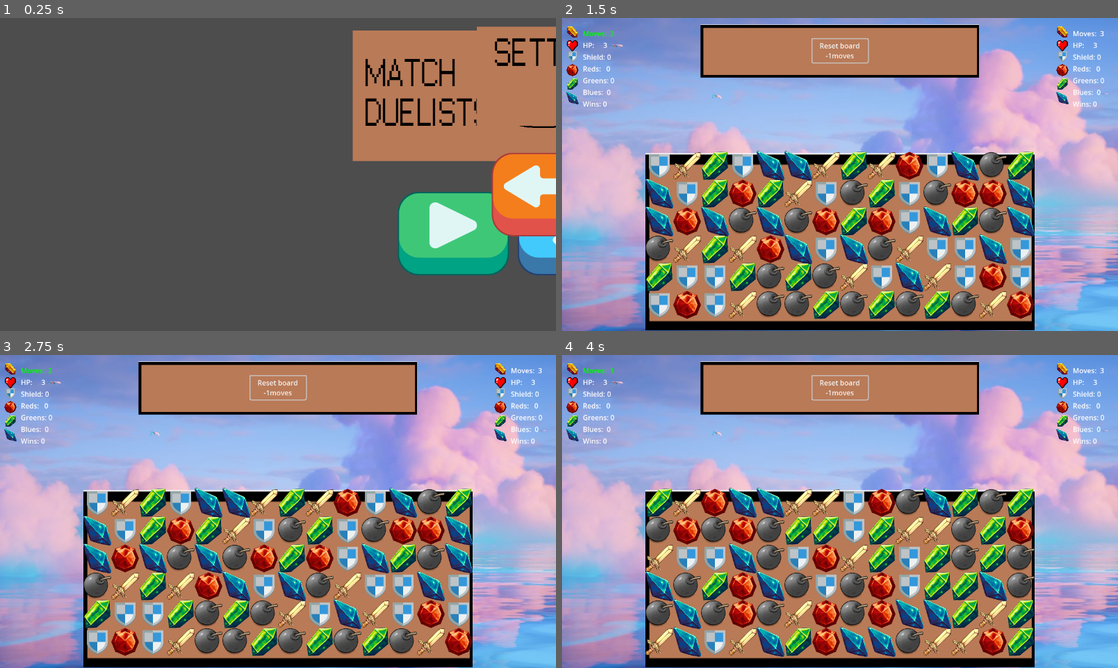
Above: before the commit, frames 1-4 (two rows, left to right).
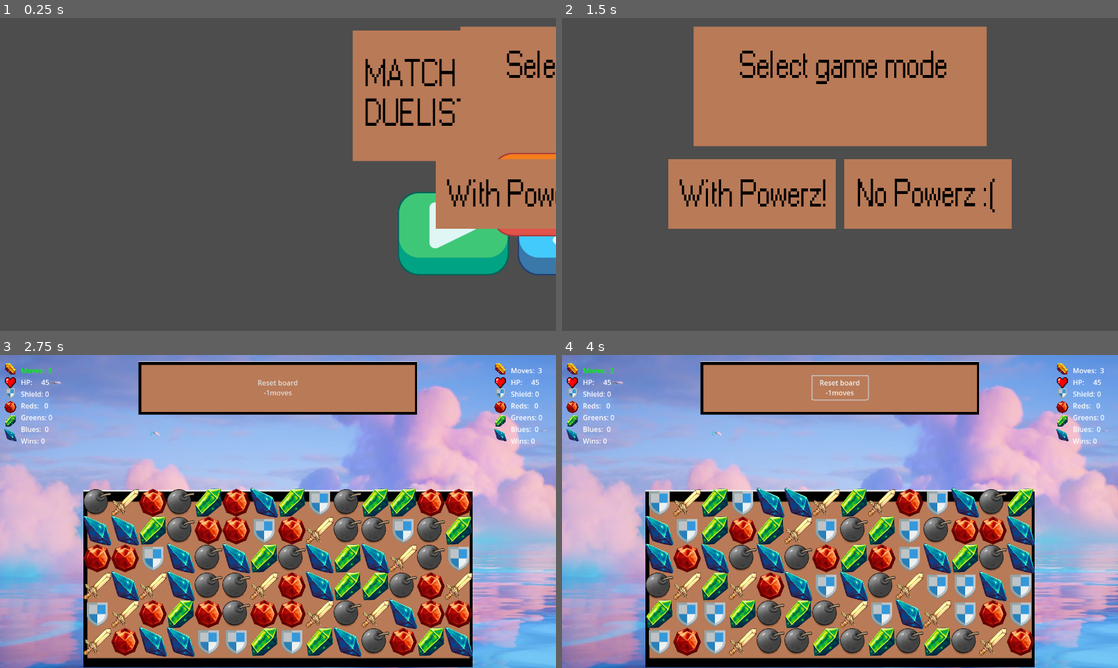
Above: after the commit, the same moments.

Repository: sptm7731/match3_pvp
Game: Godot game, scene res://game_menu.tscn
Same seed, same stepped clock (60 frames per second), same inputs: the game is played once before the commit and once after it.
Inputs (mouse positions are in pixels of both pictures, inside the frame that each line leads up to):
- Up to frame 1 (0.25 s): no input
- Up to frame 2 (1.5 s): click (778, 233) at 0.5 s; click (840, 49) at 1.25 s, where only the run before the commit has a clickable "Reset board -1moves"
- Up to frame 3 (2.75 s): click (366, 530) at 2.02 s
- Up to frame 4 (4 s): click "Reset board -1moves" at 2.75 s; move the mouse to (962, 495) at 3.52 s; click (962, 495) at 3.6 s

The runs differ from the first frame. In frame 1, 5.4% of the frame differs, in the area x 78-100%, y 2-68%; in frame 2, 88%, in the area x 0-100%, y 0-100%; in frame 3, 23%; in frame 4, 23%.

Commit message:
powerups and shiet

Diff:
--- /dev/null
+++ b/attack_power.tscn
@@ -0,0 +1,10 @@
+[gd_scene load_steps=3 format=3 uid="uid://pnn14tlj7o46"]
+
+[ext_resource type="PackedScene" uid="uid://x2hgwiuyyyat" path="res://power.tscn" id="1_l3365"]
+[ext_resource type="Texture2D" uid="uid://cioax476algwd" path="res://assets/powers/image2.png" id="2_f8h1i"]
+
+[node name="attack_power" instance=ExtResource("1_l3365")]
+type = "attack"
+
+[node name="Sprite2D" parent="." index="0"]
+texture = ExtResource("2_f8h1i")
--- a/game_menu.tscn
+++ b/game_menu.tscn
@@ -1,8 +1,9 @@
-[gd_scene load_steps=4 format=3 uid="uid://qaivp46gj35e"]
+[gd_scene load_steps=5 format=3 uid="uid://qaivp46gj35e"]
 
 [ext_resource type="PackedScene" uid="uid://6skuohllnk5f" path="res://main_menu_panel.tscn" id="1_6egon"]
 [ext_resource type="Script" path="res://scripts/game_menu.gd" id="1_7bpvx"]
 [ext_resource type="PackedScene" uid="uid://byp71ma7myvaw" path="res://settings_panel.tscn" id="2_tpm1h"]
+[ext_resource type="PackedScene" uid="uid://dmn2cxxep6x5b" path="res://game_mode_panel.tscn" id="4_e6nrp"]
 
 [node name="Game_menu" type="Control"]
 layout_mode = 3
@@ -15,6 +16,10 @@
 
 [node name="Settings_panel" parent="." instance=ExtResource("2_tpm1h")]
 
+[node name="game_mode_panel" parent="." instance=ExtResource("4_e6nrp")]
+
 [connection signal="play_pressed" from="MainMenuPanel" to="." method="_on_main_menu_panel_play_pressed"]
 [connection signal="settings_pressed" from="MainMenuPanel" to="." method="_on_main_menu_panel_settings_pressed"]
 [connection signal="back_button" from="Settings_panel" to="." method="_on_settings_panel_back_button"]
+[connection signal="normal_mode" from="game_mode_panel" to="." method="_on_game_mode_panel_normal_mode"]
+[connection signal="power_mode" from="game_mode_panel" to="." method="_on_game_mode_panel_power_mode"]
--- /dev/null
+++ b/game_mode_panel.tscn
@@ -0,0 +1,28 @@
+[gd_scene load_steps=6 format=3 uid="uid://dmn2cxxep6x5b"]
+
+[ext_resource type="PackedScene" uid="uid://cfwwb566p0uqk" path="res://base_menu_panel.tscn" id="1_c0g4l"]
+[ext_resource type="Script" path="res://scripts/game_mode_panel.gd" id="2_1jcwr"]
+[ext_resource type="Texture2D" uid="uid://dg6ufqn552ks3" path="res://assets/UI/image5.png" id="2_po53u"]
+[ext_resource type="Texture2D" uid="uid://ddx8vjoy3gm2f" path="res://assets/UI/image3.png" id="3_snt3x"]
+[ext_resource type="Texture2D" uid="uid://xg87vlg3b83m" path="res://assets/UI/image4.png" id="4_ceiwe"]
+
+[node name="game_menu_panel" instance=ExtResource("1_c0g4l")]
+script = ExtResource("2_1jcwr")
+
+[node name="Graphic" parent="MarginContainer/Graphic_and_buttons" index="0"]
+custom_minimum_size = Vector2(675, 275)
+texture = ExtResource("2_po53u")
+expand_mode = 1
+stretch_mode = 5
+
+[node name="Buttons" parent="MarginContainer/Graphic_and_buttons" index="1"]
+alignment = 1
+
+[node name="Button1" parent="MarginContainer/Graphic_and_buttons/Buttons" index="0"]
+texture_normal = ExtResource("3_snt3x")
+
+[node name="Button2" parent="MarginContainer/Graphic_and_buttons/Buttons" index="1"]
+texture_normal = ExtResource("4_ceiwe")
+
+[connection signal="pressed" from="MarginContainer/Graphic_and_buttons/Buttons/Button1" to="." method="_on_button_1_pressed"]
+[connection signal="pressed" from="MarginContainer/Graphic_and_buttons/Buttons/Button2" to="." method="_on_button_2_pressed"]
--- a/game_window.tscn
+++ b/game_window.tscn
@@ -43,6 +43,14 @@
 y_start = 660
 offset = 64
 y_offset = 2
+p_width = 16
+p_height = 3
+p_x_start = 40
+p_y_start = 660
+p_offset = 80
+p_y_offset = 2
+power_spaces_p0 = PackedVector2Array(0, 0, 0, 1, 0, 2, 1, 0, 1, 1, 1, 2)
+power_spaces_p1 = PackedVector2Array(14, 0, 14, 1, 14, 2, 15, 0, 15, 1, 15, 2)
 
 [node name="destroy_timer" type="Timer" parent="."]
 wait_time = 0.5
--- /dev/null
+++ b/health_power.tscn
@@ -0,0 +1,10 @@
+[gd_scene load_steps=3 format=3 uid="uid://buyq3uhyk3qtj"]
+
+[ext_resource type="PackedScene" uid="uid://x2hgwiuyyyat" path="res://power.tscn" id="1_mii16"]
+[ext_resource type="Texture2D" uid="uid://7s2etue3o1dt" path="res://assets/powers/image.png" id="2_1eg6u"]
+
+[node name="health_power" instance=ExtResource("1_mii16")]
+type = "health"
+
+[node name="Sprite2D" parent="." index="0"]
+texture = ExtResource("2_1eg6u")
--- /dev/null
+++ b/move_power.tscn
@@ -0,0 +1,11 @@
+[gd_scene load_steps=3 format=3 uid="uid://chdboqt6xvjh0"]
+
+[ext_resource type="PackedScene" uid="uid://x2hgwiuyyyat" path="res://power.tscn" id="1_e2h24"]
+[ext_resource type="Texture2D" uid="uid://dppvgo0cylj5t" path="res://assets/powers/image3.png" id="2_8ntcq"]
+
+[node name="move_power" instance=ExtResource("1_e2h24")]
+type = "move"
+
+[node name="Sprite2D" parent="." index="0"]
+scale = Vector2(0.833, 0.833)
+texture = ExtResource("2_8ntcq")
--- /dev/null
+++ b/power.tscn
@@ -0,0 +1,8 @@
+[gd_scene load_steps=2 format=3 uid="uid://x2hgwiuyyyat"]
+
+[ext_resource type="Script" path="res://scripts/power.gd" id="1_7mlhp"]
+
+[node name="power" type="Node2D"]
+script = ExtResource("1_7mlhp")
+
+[node name="Sprite2D" type="Sprite2D" parent="."]
--- a/scripts/game_menu.gd
+++ b/scripts/game_menu.gd
@@ -3,6 +3,7 @@
 func _ready():
 	$MainMenuPanel.slide_in()
 	$Settings_panel.slide_out()
+	$game_mode_panel.slide_out()
 
 
 func _on_main_menu_panel_settings_pressed():
@@ -17,5 +18,17 @@
 
 
 func _on_main_menu_panel_play_pressed():
+	$MainMenuPanel.slide_out()
+	$game_mode_panel.slide_in()
+
+
+func _on_game_mode_panel_normal_mode():
+	Global.gamemode = 0
 	get_tree().change_scene_to_file("res://game_window.tscn")
-	pass # Replace with function body.
+	pass
+
+
+func _on_game_mode_panel_power_mode():
+	Global.gamemode = 1
+	get_tree().change_scene_to_file("res://game_window.tscn")
+	pass
--- /dev/null
+++ b/scripts/game_mode_panel.gd
@@ -0,0 +1,13 @@
+extends "res://scripts/base_menu_panel.gd"
+
+
+signal power_mode
+signal normal_mode
+
+
+func _on_button_1_pressed():
+	emit_signal("power_mode")
+
+
+func _on_button_2_pressed():
+	emit_signal("normal_mode")
--- a/scripts/global.gd
+++ b/scripts/global.gd
@@ -2,3 +2,4 @@
 
 var player0wins = 0
 var player1wins = 0
+var gamemode = 0
--- a/scripts/grid.gd
+++ b/scripts/grid.gd
@@ -2,7 +2,7 @@
 
 const MAX_SHIELD = 15
 class MatchPlayer:
-	var health: int = 3
+	var health: int = 45
 	var shield: int = 0
 	var reds: int = 0
 	var greens: int = 0
@@ -29,6 +29,24 @@
 @export var y_start:int;
 @export var offset:int;
 @export var y_offset:int;
+
+#power vars
+@export var p_width:int
+@export var p_height:int
+@export var p_x_start:int
+@export var p_y_start:int
+@export var p_offset:int
+@export var p_y_offset:int
+@export var power_spaces_p0: PackedVector2Array
+@export var power_spaces_p1: PackedVector2Array
+
+
+var possible_powers = [
+	preload("res://health_power.tscn"),
+	preload("res://attack_power.tscn"),
+	preload("res://move_power.tscn"),
+	preload("res://shield_power.tscn")
+]
 
 var possible_pieces = [
 	preload("res://yellow_pieces.tscn"),
@@ -39,6 +57,8 @@
 	preload("res://yellow_2_pieces.tscn")
 ];
 
+
+var all_powers = [];
 var all_pieces = [];
 
 #swap back pieces
@@ -49,18 +69,34 @@
 var move_checked = false;
 
 var first_click = Vector2(0,0);
+var first_click_p = Vector2(0,0);
 var final_click = Vector2(0,0);
+var final_click_p = Vector2(0,0);
 var controlling = false;
 
 #effects
 var particle_effect = preload("res://particleEffect.tscn")
+
+#check power spots
+func all_power_positions(place: Vector2) -> bool:
+	return power_spaces_p0.has(place) or power_spaces_p1.has(place)
+
+func current_player_power_positions(place: Vector2) -> bool:
+	if current_player_index == 0:
+		return power_spaces_p0.has(place)
+	else:
+		return power_spaces_p1.has(place)
 
 func _ready():
 	#$winner.hide()
 	state = move;
 	randomize();
 	all_pieces = make2darray();
+	all_powers = make2darray_power();
 	spawn_pieces();
+	if Global.gamemode == 1:
+		spawn_powers();
+
 
 	var stats_root = get_parent()
 
@@ -122,7 +158,7 @@
 		else:
 			Global.player1wins += 1
 
-		var winner_text = "Player %d Wins!" % (winner_index)
+		var winner_text = "Player %d Wins!" % (winner_index+1)
 		var popup = get_parent().get_node("winner")
 		popup.get_node("Label").text = winner_text
 		popup.set_exclusive(true)
@@ -139,6 +175,14 @@
 	for i in width:
 		array.append([]);
 		for j in height:
+			array[i].append(null);
+	return array
+
+func make2darray_power():
+	var array =[];
+	for i in p_width:
+		array.append([]);
+		for j in p_height:
 			array[i].append(null);
 	return array
 
@@ -156,6 +200,16 @@
 			add_child(piece);
 			piece.position = grid_2_pixel(i,j);
 			all_pieces[i][j] = piece;
+
+func spawn_powers():
+	for i in p_width:
+		for j in p_height:
+			if all_power_positions(Vector2(i,j)):
+				var rand = randi_range(0, possible_powers.size()-1)
+				var power = possible_powers[rand].instantiate()
+				add_child(power)
+				power.position = grid_2_pixel_power(i, j)
+				all_powers[i][j] = power
 
 func match_at(i , j , color):
 	if i > 1:
@@ -173,17 +227,43 @@
 	var new_y = y_start+ -offset*row;
 	return Vector2(new_x,new_y);
 
+func grid_2_pixel_power(column,row):
+	var new_x = p_x_start+p_offset*column;
+	var new_y = p_y_start+ -p_offset*row;
+	return Vector2(new_x,new_y);
+
 func pix_2_grid(pixel_x,pixel_y):
 	var new_x = round((pixel_x - x_start)/offset);
 	var new_y = round((pixel_y - y_start)/-offset);
 	return Vector2(new_x,new_y);
 
+func pix_2_grid_power(pixel_x,pixel_y):
+	var new_x = round((pixel_x - p_x_start)/p_offset);
+	var new_y = round((pixel_y - p_y_start)/-p_offset);
+	return Vector2(new_x,new_y);
 
 func is_in_grid(grid_pos):
 	if grid_pos.x >= 0 && grid_pos.x < width:
 		if grid_pos.y >= 0 && grid_pos.y < height:
 			return true;
 	return false;
+
+func is_in_power(grid_pos):
+	if grid_pos.x >= 0 && grid_pos.x < p_width:
+		if grid_pos.y >= 0 && grid_pos.y < p_height:
+			return true;
+	return false;
+
+func click_power():
+	if Input.is_action_just_pressed("UI_click"):
+		if current_player_power_positions(pix_2_grid_power(get_global_mouse_position().x, get_global_mouse_position().y)):
+			first_click_p = pix_2_grid_power(get_global_mouse_position().x, get_global_mouse_position().y)
+	if Input.is_action_just_released("UI_click"):
+		final_click_p = get_global_mouse_position()
+		var grid_pos = pix_2_grid_power(final_click_p.x, final_click_p.y)
+		if first_click_p == grid_pos and current_player_power_positions(grid_pos):
+			activate_power(all_powers[grid_pos.x][grid_pos.y])
+			pass
 
 func click_input():
 	if Input.is_action_just_pressed("UI_click"):
@@ -241,6 +321,8 @@
 func _process(delta):
 	if state == move:
 		click_input();
+		if Global.gamemode == 1:
+			click_power();
 
 func find_matches():
 	for i in width:
@@ -261,6 +343,54 @@
 							match_and_dim(all_pieces[i][j+1]);
 	get_parent().get_node("destroy_timer").start();
 
+func activate_power(item):
+	match item.type:
+		"health":
+			if players[current_player_index].reds >= 3 and players[current_player_index].greens >= 6 and players[current_player_index].blues >= 3:
+				item.matched = true
+				players[current_player_index].health += 3
+				players[current_player_index].reds -= 3
+				players[current_player_index].greens -= 6
+				players[current_player_index].blues -= 3
+				item.dim()
+			else:
+				item.not_possible()
+		"attack":
+			if players[current_player_index].reds >= 6 and players[current_player_index].greens >= 3 and players[current_player_index].blues >= 3:
+				item.matched = true
+				apply_damage(players[1 - current_player_index], 3)
+				players[current_player_index].reds -= 6
+				players[current_player_index].greens -= 3
+				players[current_player_index].blues -= 3
+				item.dim()
+			else:
+				item.not_possible()
+		"shield":
+			if players[current_player_index].reds >= 3 and players[current_player_index].greens >= 3 and players[current_player_index].blues >= 6:
+				item.matched = true
+				add_shield(players[current_player_index], 3)
+				players[current_player_index].reds -= 3
+				players[current_player_index].greens -= 3
+				players[current_player_index].blues -= 6
+				item.dim()
+			else:
+				item.not_possible()
+		"move":
+			if players[current_player_index].reds >= 6 and players[current_player_index].greens >= 6 and players[current_player_index].blues >= 6:
+				item.matched = true
+				players[current_player_index].moves += 1
+				players[current_player_index].reds -= 6
+				players[current_player_index].greens -= 6
+				players[current_player_index].blues -= 6
+				item.dim()
+			else:
+				item.not_possible()
+	update_stats();
+
+	await get_tree().create_timer(0.5).timeout
+	destroy_power()
+
+
 func is_piece_null(column,row):
 	if all_pieces[column][row] == null:
 		return true;
@@ -295,6 +425,24 @@
 		player.shield = 0
 		player.health = max(player.health - leftover, 0)
 
+func destroy_power():
+	var was_matched = false
+	for i in p_width:
+		for j in p_height:
+			if all_powers[i][j] != null and all_powers[i][j].matched:
+				was_matched = true
+				all_powers[i][j].queue_free()
+				all_powers[i][j] = null
+	#this part makes refill stuff. i didnt bother making a new function for it
+	for i in p_width:
+		for j in p_height:
+			if all_powers[i][j] == null and all_power_positions(Vector2(i,j)):
+				var rand = randi_range(0, possible_powers.size()-1)
+				var power = possible_powers[rand].instantiate()
+				add_child(power)
+				power.position = grid_2_pixel_power(i, j)
+				all_powers[i][j] = power
+				make_effect(particle_effect, i-3, j)
 
 func destroy_matched():
 	var was_matched = false;
@@ -364,8 +512,9 @@
 
 	# Switch player if out of moves
 	if players[current_player_index].moves <= 0:
+		players[current_player_index].moves += 3
 		current_player_index = 1 - current_player_index  # Toggle
-		players[current_player_index].moves = 3
+		#players[current_player_index].moves += 3
 
 	update_stats();
 
@@ -392,8 +541,8 @@
 
 	# Switch player if out of moves
 	if players[current_player_index].moves <= 0:
+		players[current_player_index].moves += 3
 		current_player_index = 1 - current_player_index  # Toggle
-		players[current_player_index].moves = 3
 
 	for i in width:
 		for j in height:
--- /dev/null
+++ b/scripts/power.gd
@@ -0,0 +1,24 @@
+extends Node2D
+
+@export var type:String
+
+var matched = false;
+
+func dim():
+	var sprite = get_node("Sprite2D");
+	var tween = get_tree().create_tween()
+	tween.set_parallel(true)
+
+	tween.tween_property(sprite, "modulate:a", 0.1, 0.5)
+	tween.tween_property(sprite, "scale", sprite.scale * 0.1, 0.5)
+	pass;
+
+func not_possible():
+	var sprite = get_node("Sprite2D")
+	var original_pos = sprite.position
+	var tween = get_tree().create_tween()
+	tween.tween_property(sprite, "position:x", original_pos.x + 5, 0.05) # move right
+	tween.tween_property(sprite, "position:x", original_pos.x - 5, 0.05) # move left
+	tween.tween_property(sprite, "position:x", original_pos.x + 3, 0.05) # small right
+	tween.tween_property(sprite, "position:x", original_pos.x - 3, 0.05) # small left
+	tween.tween_property(sprite, "position:x", original_pos.x, 0.05)     # back to center
--- /dev/null
+++ b/shield_power.tscn
@@ -0,0 +1,10 @@
+[gd_scene load_steps=3 format=3 uid="uid://whf7c08lga5n"]
+
+[ext_resource type="PackedScene" uid="uid://x2hgwiuyyyat" path="res://power.tscn" id="1_uj31b"]
+[ext_resource type="Texture2D" uid="uid://bldq3td5v63od" path="res://assets/powers/image4.png" id="2_lreb3"]
+
+[node name="shield_power" instance=ExtResource("1_uj31b")]
+type = "shield"
+
+[node name="Sprite2D" parent="." index="0"]
+texture = ExtResource("2_lreb3")
Binary file added: assets/UI/image3.png
Not shown, added: assets/UI/image3.png.import
Binary file added: assets/UI/image4.png
Not shown, added: assets/UI/image4.png.import
Binary file added: assets/UI/image5.png
Not shown, added: assets/UI/image5.png.import
Binary file added: assets/powers/image.png
Not shown, added: assets/powers/image.png.import
Binary file added: assets/powers/image2.png
Not shown, added: assets/powers/image2.png.import
Binary file added: assets/powers/image3.png
Not shown, added: assets/powers/image3.png.import
(and 2 more such lines)
